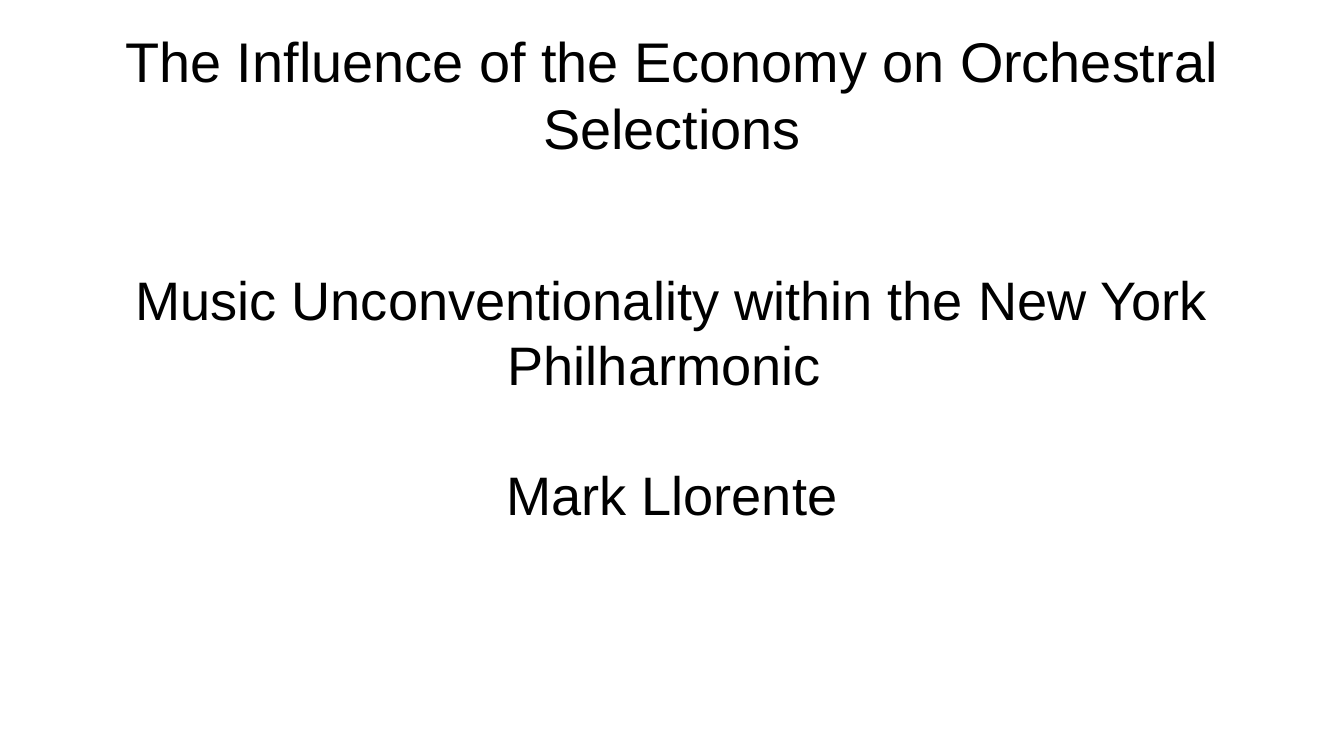
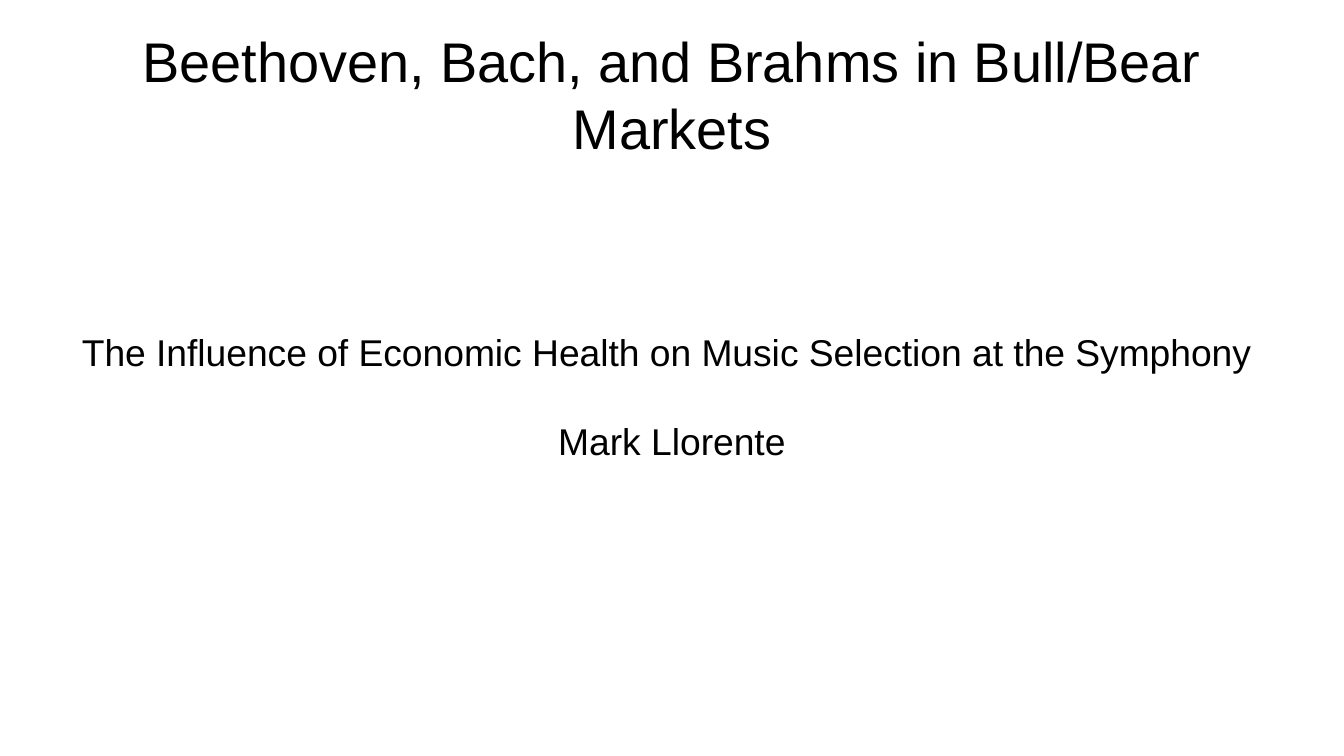
Before and after one commit to markcatalysis/ny_phil_selection, a slide deck: slide 1 of presentation/Capstone Presentation.odp. Drawn at 1344x756 pixels with LibreOffice and Linux fonts; fonts in the diff are those of the drawing. Boxes give left, top, right and bottom in pixels: in the first picture for what was removed or moved away, otherwise in the second. Text is boxed around its words. In the diff, an @@ line names an element or a change of style, - is before the commit and + after.

```diff
--- a/presentation/Capstone Presentation.odp
+++ b/presentation/Capstone Presentation.odp
@@ title at bbox=[142, 41, 1200, 150]: text changed @@
-The Influence of the Economy on Orchestral Selections
+Beethoven, Bach, and Brahms in Bull/Bear Markets
@@ subtitle at bbox=[82, 339, 1251, 374]: text changed; size 32 to 22 pt @@
-Music Unconventionality within the New York Philharmonic
+The Influence of Economic Health on Music Selection at the Symphony
@@ subtitle at bbox=[558, 428, 785, 456]: size 32 to 22 pt in "Mark Llorente" @@
```
Also in this commit, not shown: 6 other slides changed, 5 slides added, 2 slides removed, 2 other files.
